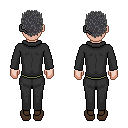
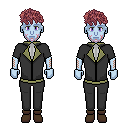
Two versions of the same layered image (w=128, h=128). Layer-by-layer changes:
added layer "Pasted Layer #6" above "Pasted Layer #5" over [74, 9, 118, 123]
added layer "Pasted Layer #5" above "Pasted Layer #4" over [10, 8, 54, 123]
hid "Pasted Layer #1" over [10, 10, 118, 121]
